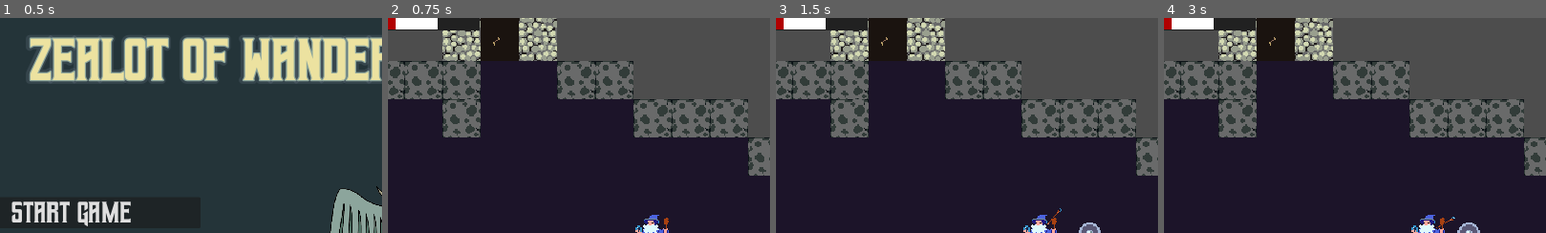
Above: before the commit, frames 1-4 (left to right).
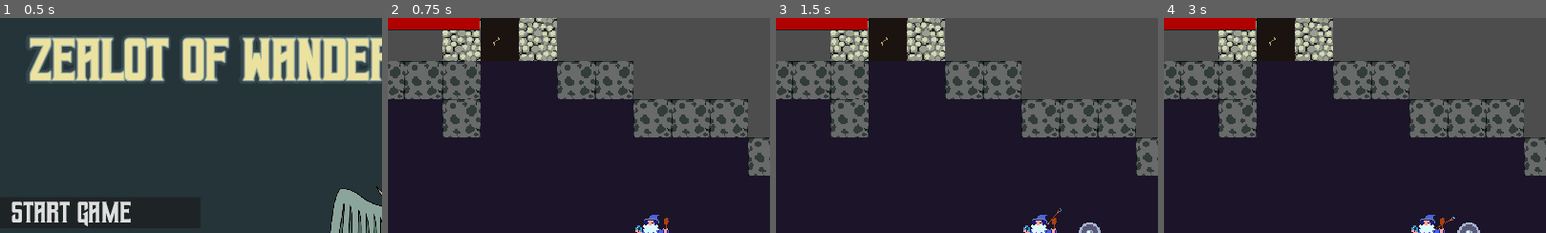
Above: after the commit, the same moments.

Repository: WizardsNStuff/Zealot-of-Wanderlust
Game: Godot game, scene res://Scenes/wizard_game.tscn
Same seed, same stepped clock (60 frames per second), same inputs: the game is played once before the commit and once after it.
Inputs:
- Up to frame 1 (0.5 s): no input
- Up to frame 2 (0.75 s): click "Start game" at 0.5 s
- Up to frame 3 (1.5 s): tap Enter at 1.25 s; hold Right (attack_right) from 1.28 s (still down)
- Up to frame 4 (3 s): release Right (attack_right) at 2.03 s; hold Down (attack_down) 2.03-2.78 s; hold Right (attack_right) from 2.78 s (still down)
The pictures show only the part of the screen within x 15-65%, y 0-50%; the shares and areas given below are measured in that part.

Frame 1 is identical in both runs. In frame 2, 1.2% of the frame differs, in the area x 2-24%, y 0-6%; in frame 3, 1.2%; in frame 4, 1.2%.

Commit message:
Connceted Health Bar

Diff:
--- a/zealot-of-wanderlust/Scripts/controller.gd
+++ b/zealot-of-wanderlust/Scripts/controller.gd
@@ -16,6 +16,7 @@
 func _ready() -> void:
 	proc_gen_data = model.proc_gen_data
 	player = model.player
+	$View/HealthBar.init_health(player.health)
 
 # class representing a room node in a dungeon
 class RoomNode:
@@ -966,7 +967,7 @@
 
 func player_take_damage(damage_amount : float) -> void:
 	player.health -= damage_amount
-	#print("player health: " + str(player.health))
+	$View/HealthBar.health = player.health
 	if player.health <= 0:
 		player.health = 0
 		view.health_label.text = "Health: " + str(player.health)
@@ -991,6 +992,7 @@
 
 func play_again() -> void:
 	player.health = player.original_health
+	$View/HealthBar.health = player.health
 	view.health_label.text = "Health: " + str(player.health)
 	player.score = 0
 	view.score_label.text = "Health: " + str(player.score)
